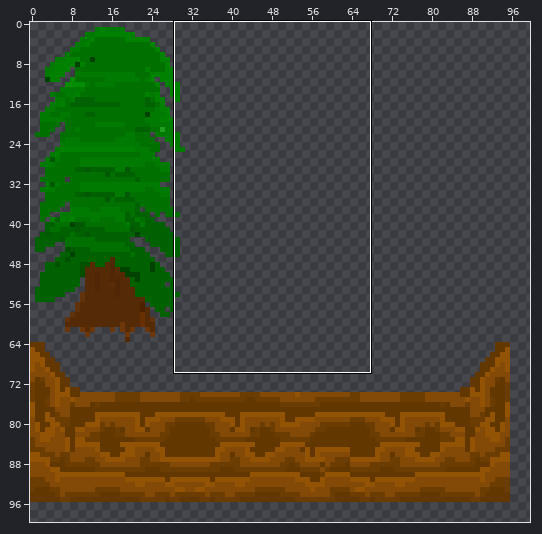
File history of a sprite sheet, data/images/tilesets/forest.png. Above: a wide view before the commit, with the close-up outlined.
Close-up. The starting point:
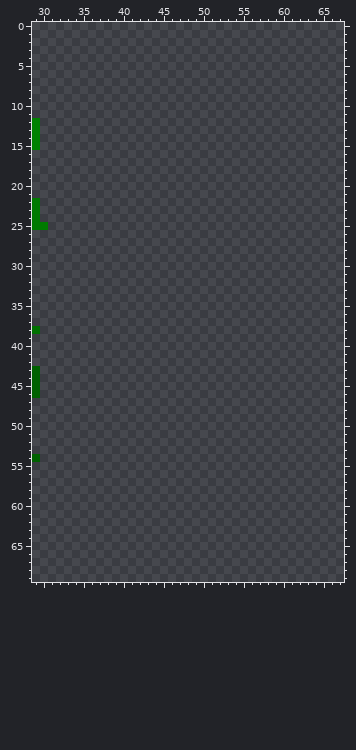
The file is 512x512 pixels. Colours within 5 levels of each other are drawn and written as one. Shown: x 29..67, y 0..69. The wide view leaves out empty margins.
After the commit:
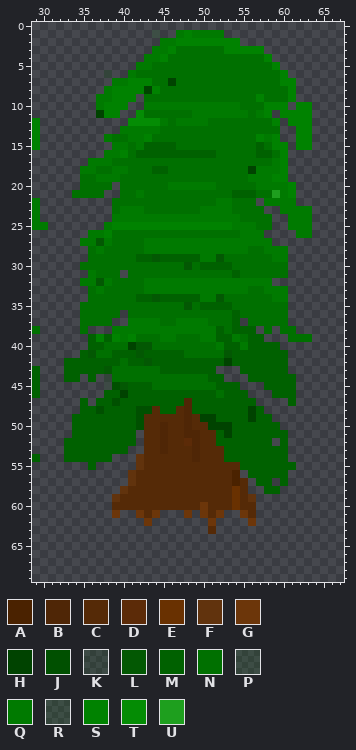
Palette (. is transparent): A #4a2200  B #4f2606  C #552a07  D #5c2b08  E #693101  F #61330d  G #6c360a  H #004300  J #005000  K #005a001f  L #035803  M #006100  N #007000  P #0073001f  Q #007a00  R #007b001f  S #008200  T #048c04  U #1e9f1e
What changed:
@@ x 29..67 @@
  0 .......................................
- 1 .......................................
- 2 .......................................
- 3 .......................................
- 4 .......................................
- 5 .......................................
- 6 .......................................
- 7 .......................................
- 8 .......................................
- 9 .......................................
-10 .......................................
-11 .......................................
-12 S......................................
-13 S......................................
-14 S......................................
-15 S......................................
-16 .......................................
-17 .......................................
-18 .......................................
-19 .......................................
-20 .......................................
-21 .......................................
-22 Q......................................
-23 Q......................................
-24 Q......................................
-25 QQ.....................................
-26 .......................................
-27 .......................................
-28 .......................................
-29 .......................................
-30 .......................................
-31 .......................................
-32 .......................................
-33 .......................................
-34 .......................................
-35 .......................................
-36 .......................................
-37 .......................................
-38 N......................................
-39 .......................................
-40 .......................................
-41 .......................................
-42 .......................................
-43 M......................................
-44 M......................................
-45 M......................................
-46 M......................................
-47 .......................................
-48 .......................................
-49 .......................................
-50 .......................................
-51 .......................................
-52 .......................................
-53 .......................................
-54 M......................................
-55 .......................................
-56 .......................................
-57 .......................................
-58 .......................................
-59 .......................................
-60 .......................................
-61 .......................................
-62 .......................................
-63 .......................................
+ 1 ...............R..QSQQQQ...............
+ 2 ................QQSSSSSSSS.............
+ 3 ...............QQSNNNNNNSSSSS..........
+ 4 ..............QQSNNNNNNNNNNNNS.........
+ 5 .............QQNNNNNNNNNNNNNNNS........
+ 6 .........R..QNNNNNNNNNNNNNNNNNNS.......
+ 7 ..........QQSSSNNHNNNNNNNNNNNNNSS......
+ 8 .........QSSSSHSNNNNNNNNNNNNNNNNS......
+ 9 ........QQSSS.NNNNNNNNNNNNNNSNNNS......
+10 ........QSSS..QQQQQQQQQQQQNNNSSS.SS....
+11 ........HSS..TNNNNNNQQQQQQQNQS.SSSS....
+12 S...........TTTTQNQQQQNNNNNNNNS.SSS....
+13 S..........QQQQQNNNNNNNNNNNNNNN..SS....
+14 S........QNNQQSNNNNNNNNNNNNNSQS..SS....
+15 S.........QQNQMMMMNNNNNNNNNNMNSS.SS....
+16 .........QQSNMMMMMMMMMMNNNNNMMNS.......
+17 .......QQQNNNNNNNNNNNNNNNNNNNNQS.......
+18 ......QQNNQQNNNMMNNNNNNNNNNHQQQS.......
+19 ......NNQQQNNNNNNNNNNNNNNNNQQQSS.......
+20 ......NNNN.NNNNNNQQQQQQNNNNNQQQQS......
+21 .....NNNN..NNQNNNNNNNNNNNMMMNNUQS......
+22 Q.........NNNNNNNNNNNNNQQNNN.QQQQ......
+23 Q.........NQQQNNNNNNNQQQQNNNN..QQQQ....
+24 Q.........QQQQQQQQQQQQQQQQNNNN..QQQ....
+25 QQ.......QSSSSSSSSSSSSSSSQQQNN..QQQ....
+26 .......QQSNNNNNNNNNNNNNNNNQQQ....QQ....
+27 ......QQLQNNNNQQQQQQQQQQQQQQQQ.........
+28 .......NQNNNNNQQQQQQQQQQQQQNNQQQ.......
+29 .......NNNNNNMMLMMMMMQQLNNNNNNQQ.......
+30 ......NNNNNNNNNNNNNLNMMMMNNNNNNN.......
+31 .......QNNN.NNNNNNNNNNNNNMNNNNNN.......
+32 ......QQLQNNNNQQQQQQQQQQQQQQQQ.........
+33 .......NQNNNNNQQQQQQQQQQQQQNNQQQ.......
+34 .......NNNNNNMMLMMMMMQQLNNNNNNQQ.......
+35 ......NNNNNNNNNNNNNLNMMMMNNNNNNN.......
+36 ......NNNNN.NNNNNNNNNNNNNMNNNNNN.......
+37 ......NNNN..QQQQNNQQQQNNNM.NNNNN.......
+38 N.....N...QQQQQQQQQQQQQMNMMM.N.NN......
+39 .......MSMSQSNNNQQNNNQQMMQNMM...NNN....
+40 .......MMNNNHLLNNNNNNNNQMMQMMMM........
+41 ......MLNNMMMLMMMMMNNNNNLMMMMMMM.......
+42 ....MMMMMMMNMMLMMMMMMMMMHMMMMMMM.......
+43 M...MMMMMLNNNNNNMMMMMMM...MMMMMM.......
+44 M...MM.M.PNNNNNNNNNNNNMM...MMMMMM......
+45 M........KJLMMMNNNNNNNNMMM...MMMM......
+46 M........MMHMMMMMMMMMMMNMMM...MMM......
+47 ......M.MMJMMMMMMMMBMMMMMMMM....M......
+48 ......MMJMMMMJJCMMCBMMMMMMMHM..........
+49 .....MMMMMMMMJCCCCCBCHHMMMMHMM.........
+50 .....MMMMMMMMJCCBCCBCCHHHMMMMMM........
+51 .....MMMMMMMM.CCBCCBBCCMHMMMMMMM.......
+52 ....MMMMMMMMM.CCBCCDBCCMMMMMMM.M.......
+53 ....MMMMMMMM..CCBCCCBCCCMMMMMMMM.......
+54 M...MMMMMM...FCCCCCCBCCCMMMMMMMM.......
+55 .......M.....FCCCCCCCCCCCCMMMMMMM......
+56 ............FCCCCCCCCCCCCA.MMMMM.......
+57 ............FCCCCCCCCCCCCAC.MM.M.......
+58 ...........FCCCCCCCCCCCCCEC..MM........
+59 ..........FCCCCCCCCCCCCCCECF...........
+60 ..........CCCCCCCCCCCGCCCECC...........
+61 ..........G..GCG...G.GCG..GC...........
+62 ..............G.......G....G...........
+63 ......................C................
 64 .......................................
